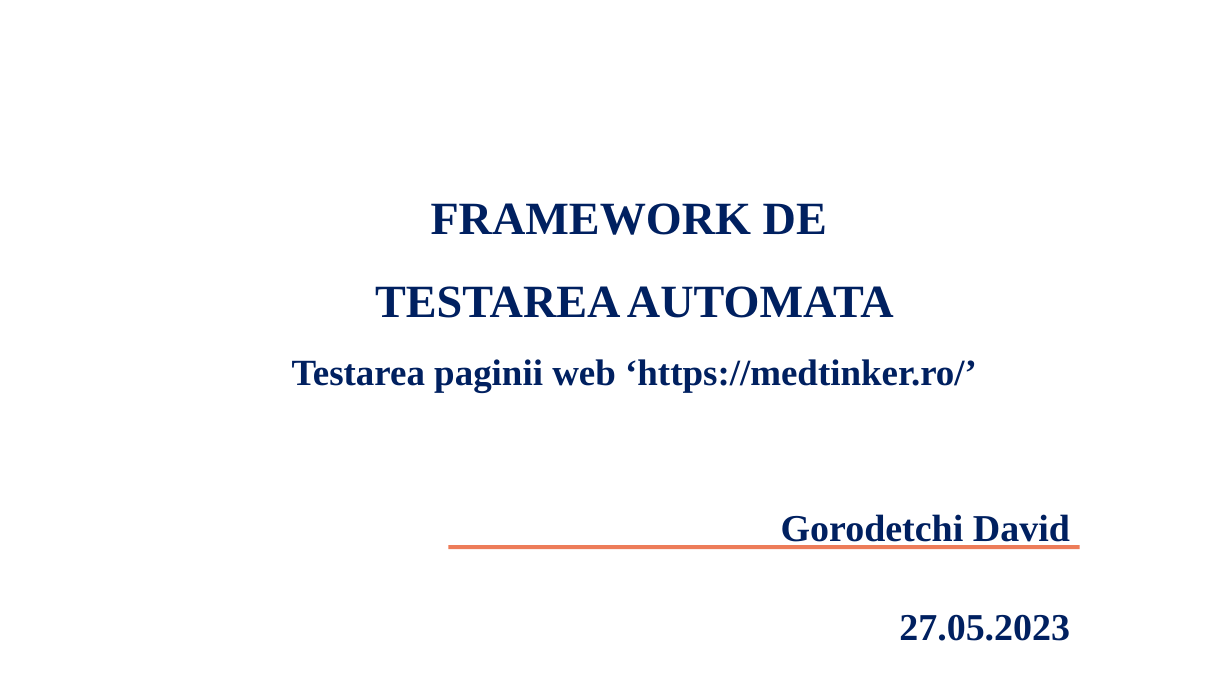
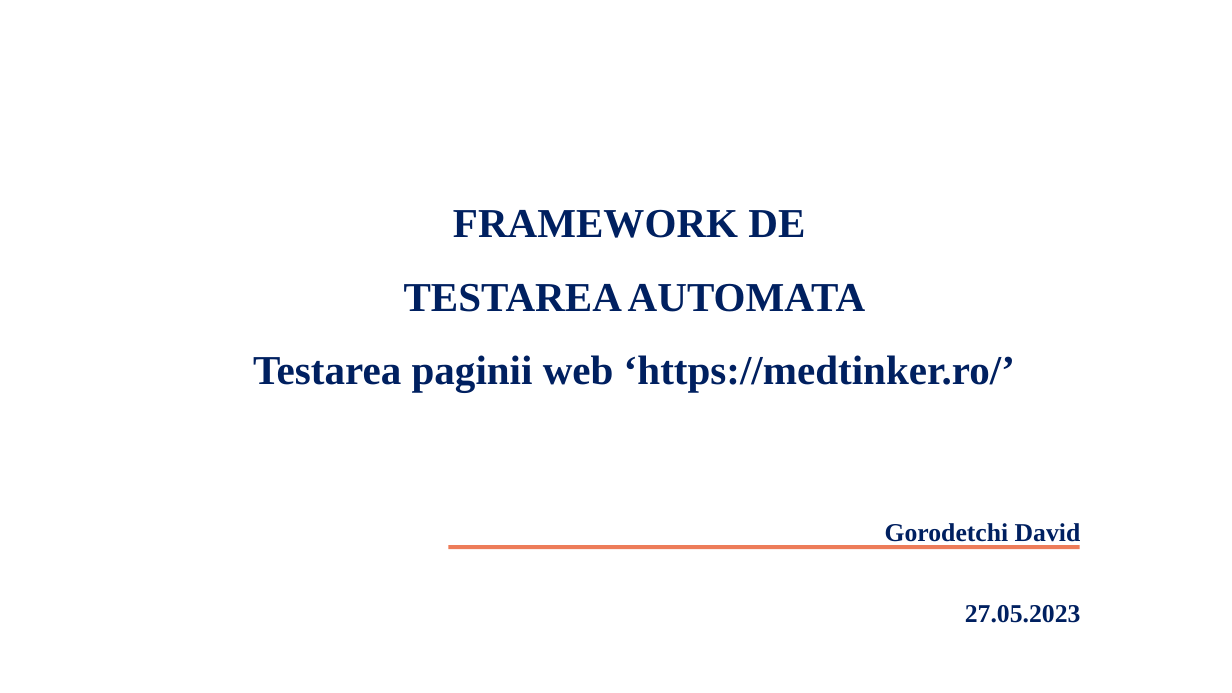
Before and after one commit to godavid128/Test_Website_medtinker, a slide deck: slide 1 of PROIECT FINAL - GORODETCHI DAVID.pptx. Drawn at 1232x693 pixels with LibreOffice and Linux fonts; fonts in the diff are those of the drawing; background and template pictures are left out. Boxes give left, top, right and bottom in pixels: in the first picture for what was removed or moved away, otherwise in the second. Text is boxed around its words. In the diff, an @@ line names an element or a change of style, - is before the commit and + after.

```diff
--- a/PROIECT FINAL - GORODETCHI DAVID.pptx
+++ b/PROIECT FINAL - GORODETCHI DAVID.pptx
@@ title "FRAMEWORK DE TESTAREA AUTOMATA Testarea ..." at <box>253,209,1015,392</box>: size 36 to 32 pt in "FRAMEWORK DE TESTAREA AUTOMATA"; size 28.8 to 32 pt in "Testarea paginii web ‘https://medtinker.ro/’" @@
@@ subtitle "Gorodetchi David": place and size @@
-subtitle "Gorodetchi David" at <box>781,514,1070,641</box>
+subtitle "Gorodetchi David" at <box>885,523,1081,623</box>
@@ subtitle "Gorodetchi David" at <box>885,523,1081,623</box>: size 29.6 to 20 pt; line spacing 0.8 to 0.9 @@
```
Also in this commit, not shown: 11 other slides changed.
